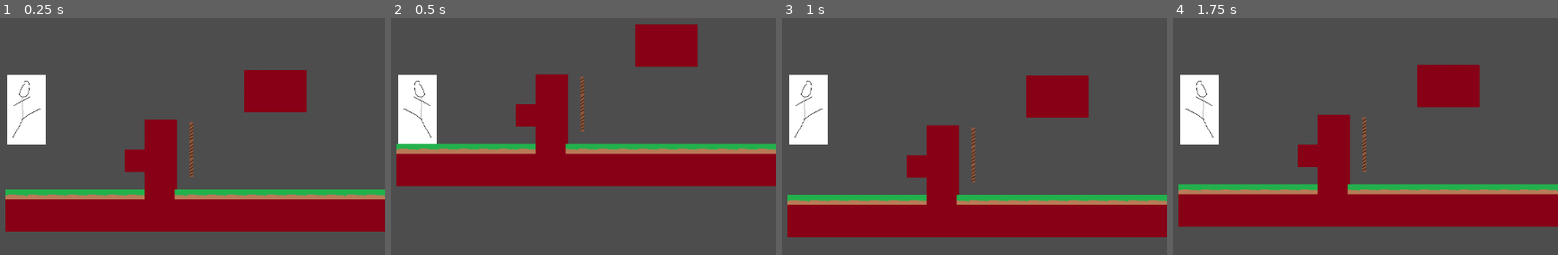
Above: before the commit, frames 1-4 (left to right).
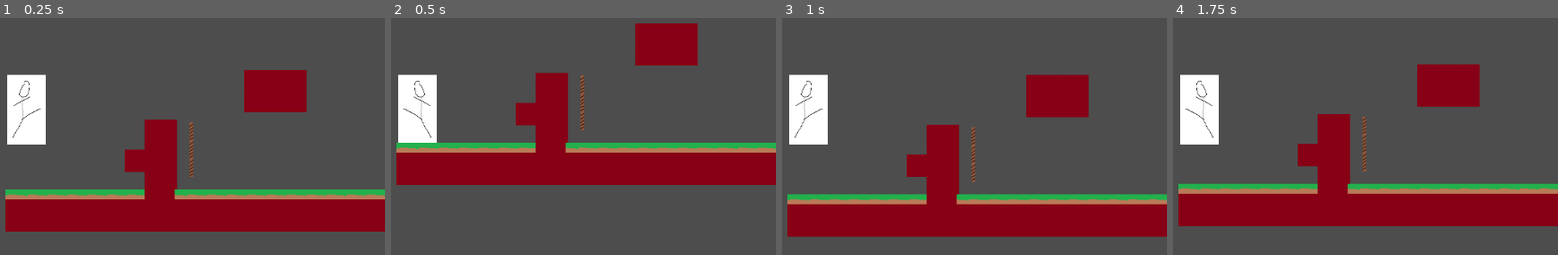
Above: after the commit, the same moments.

Repository: Ghostpengi/soy-club-time-game
Game: Godot game, scene res://levels/level2/levels/tutorial.tscn
The game is run twice, just before and just after one commit, with the same random seed, the same clock (stepped at 60 frames per second) and the same inputs. The project has no main scene, so this scene is started directly.
Inputs (mouse positions are in pixels of both pictures, inside the frame that each line leads up to):
- Up to frame 1 (0.25 s): no input
- Up to frame 2 (0.5 s): no input
- Up to frame 3 (1 s): tap Enter (ui_accept) at 0.5, 0.77 s; move the mouse to (966, 89) at 0.52 s; hold D (move_right) from 0.53 s (still down); click (966, 89) at 0.67 s
- Up to frame 4 (1.75 s): keep holding D (move_right); move the mouse to (outside the picture) at 1.27 s; tap Enter (ui_accept) at 1.52 s

Frame 1 is identical in both runs. In frame 2, 3.0% of the frame differs, in the area x 1-100%, y 2-72%; in frame 3, 2.0%; in frame 4, 2.4%.

Commit message:
checked out tile map

Diff:
--- a/levels/level2/levels/tile_map_layer.tscn
+++ b/levels/level2/levels/tile_map_layer.tscn
@@ -9,25 +9,25 @@
 texture = ExtResource("1_avucp")
 texture_region_size = Vector2i(20, 20)
 0:0/0 = 0
-0:0/0/physics_layer_0/polygon_0/points = PackedVector2Array(-8.992937, -9.172794, 9.3526535, -9.3526535, 9.172794, 9.712372, -9.172795, 9.532513)
+0:0/0/physics_layer_0/polygon_0/points = PackedVector2Array(-8, -8, 8, -8, 8, 8, -8, 8)
 1:0/0 = 0
-1:0/0/physics_layer_0/polygon_0/points = PackedVector2Array(-8.992937, -9.172794, 9.3526535, -9.3526535, 9.172794, 9.712372, -9.172795, 9.532513)
+1:0/0/physics_layer_0/polygon_0/points = PackedVector2Array(-8, -8, 8, -8, 8, 8, -8, 8)
 0:1/0 = 0
-0:1/0/physics_layer_0/polygon_0/points = PackedVector2Array(-8.992937, -9.172794, 9.3526535, -9.3526535, 9.172794, 9.712372, -9.172795, 9.532513)
+0:1/0/physics_layer_0/polygon_0/points = PackedVector2Array(-8, -8, 8, -8, 8, 8, -8, 8)
 1:1/0 = 0
-1:1/0/physics_layer_0/polygon_0/points = PackedVector2Array(-8.992937, -9.172794, 9.3526535, -9.3526535, 9.172794, 9.712372, -9.172795, 9.532513)
+1:1/0/physics_layer_0/polygon_0/points = PackedVector2Array(-8, -8, 8, -8, 8, 8, -8, 8)
 
 [sub_resource type="TileSetAtlasSource" id="TileSetAtlasSource_sex30"]
 texture = ExtResource("2_gp3ra")
 texture_region_size = Vector2i(20, 20)
 0:0/0 = 0
-0:0/0/physics_layer_0/polygon_0/points = PackedVector2Array(-9.532513, -9.532512, 9.712372, -9.3526535, 9.712372, 9.352655, -9.712372, 9.352655)
+0:0/0/physics_layer_0/polygon_0/points = PackedVector2Array(-8, -8, 8, -8, 8, 8, -8, 8)
 1:0/0 = 0
-1:0/0/physics_layer_0/polygon_0/points = PackedVector2Array(-9.532513, -9.532512, 9.712372, -9.3526535, 9.712372, 9.352655, -9.712372, 9.352655)
+1:0/0/physics_layer_0/polygon_0/points = PackedVector2Array(-8, -8, 8, -8, 8, 8, -8, 8)
 0:1/0 = 0
-0:1/0/physics_layer_0/polygon_0/points = PackedVector2Array(-9.532513, -9.532512, 9.712372, -9.3526535, 9.712372, 9.352655, -9.712372, 9.352655)
+0:1/0/physics_layer_0/polygon_0/points = PackedVector2Array(-8, -8, 8, -8, 8, 8, -8, 8)
 1:1/0 = 0
-1:1/0/physics_layer_0/polygon_0/points = PackedVector2Array(-9.532513, -9.532512, 9.712372, -9.3526535, 9.712372, 9.352655, -9.712372, 9.352655)
+1:1/0/physics_layer_0/polygon_0/points = PackedVector2Array(-8, -8, 8, -8, 8, 8, -8, 8)
 
 [sub_resource type="TileSet" id="TileSet_jyvv3"]
 physics_layer_0/collision_layer = 1
